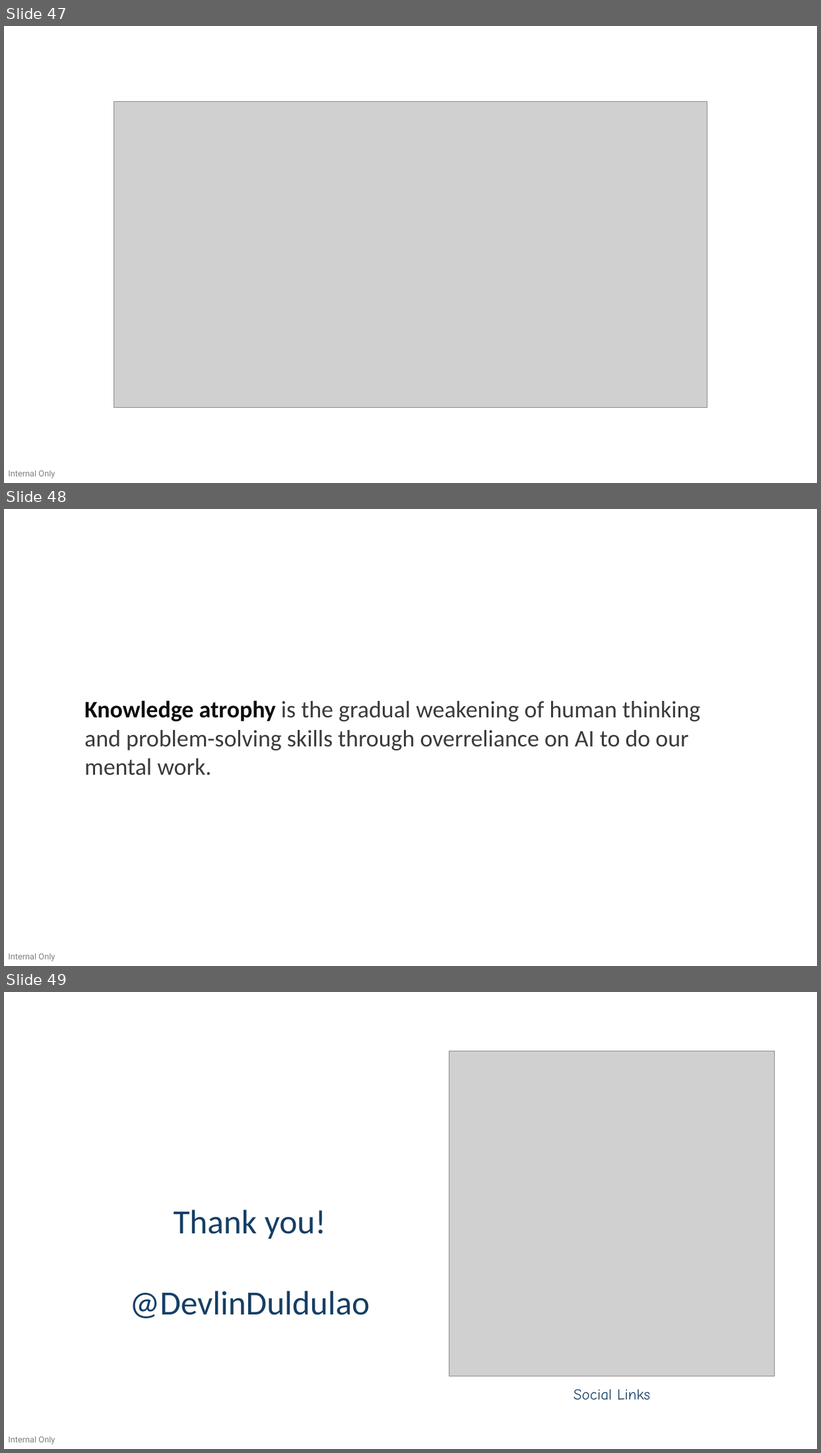
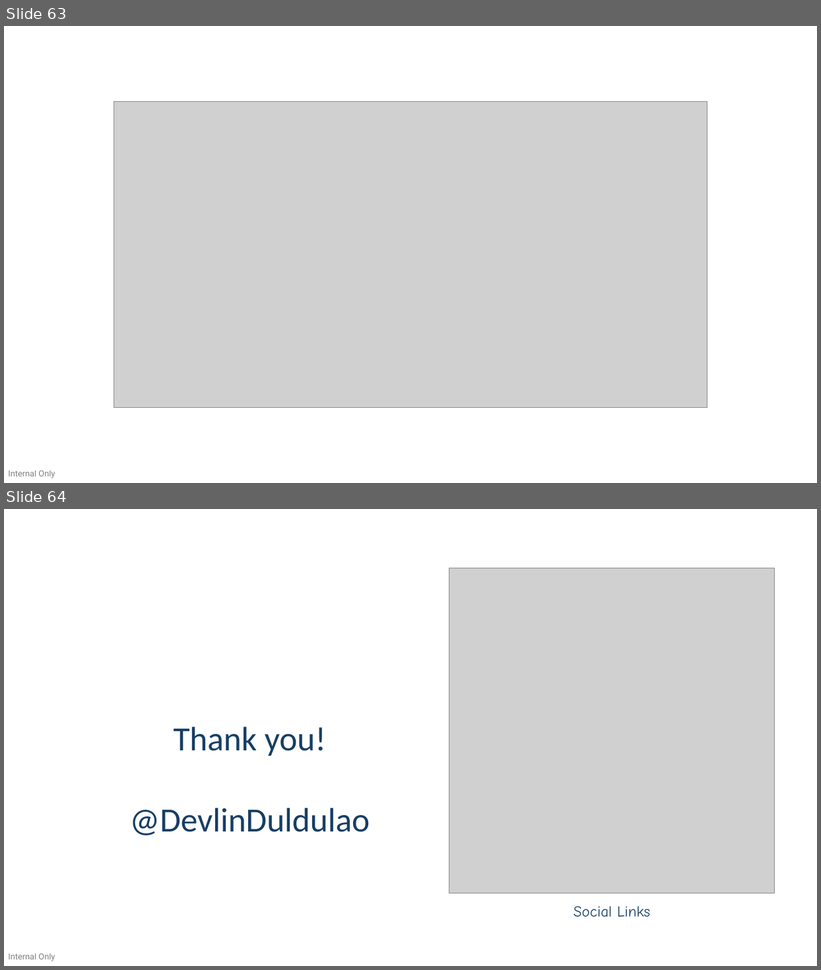
Before and after one commit to devlinduldulao/agents-and-skill-demo, a slide deck: ddc.pptx. Shown one above the other, each under a label of ours: slides 47, 48 and 49 before the commit, slides 63 and 64 after it. The pictures are 821x1453 and 821x970 pixels, drawn with LibreOffice and Linux fonts; fonts in the diff are those of the drawing; grey boxes stand for pictures. Boxes give left, top, right and bottom in pixels: in the first picture for what was removed or moved away, otherwise in the second. Text is boxed around its words. In the diff, an @@ line names an element or a change of style, - is before the commit and + after.

```diff
--- a/ddc.pptx
+++ b/ddc.pptx
@@ slide 48 removed at bbox=[4, 509, 817, 966], background #FFFFFF; not listed: 1 template element that a slide beside it also shows @@
@@ text removed at bbox=[85, 700, 700, 776] @@
-Knowledge atrophy is the gradual weakening of human thinking and problem-solving skills through overreliance on AI to do our mental work.
@@ what was slide 47 is now slide 63 @@
@@ what was slide 49 is now slide 64 @@
```
Also in this commit, not shown: 4 slides changed, 18 slides added, 2 other slides removed, 1 other file.
